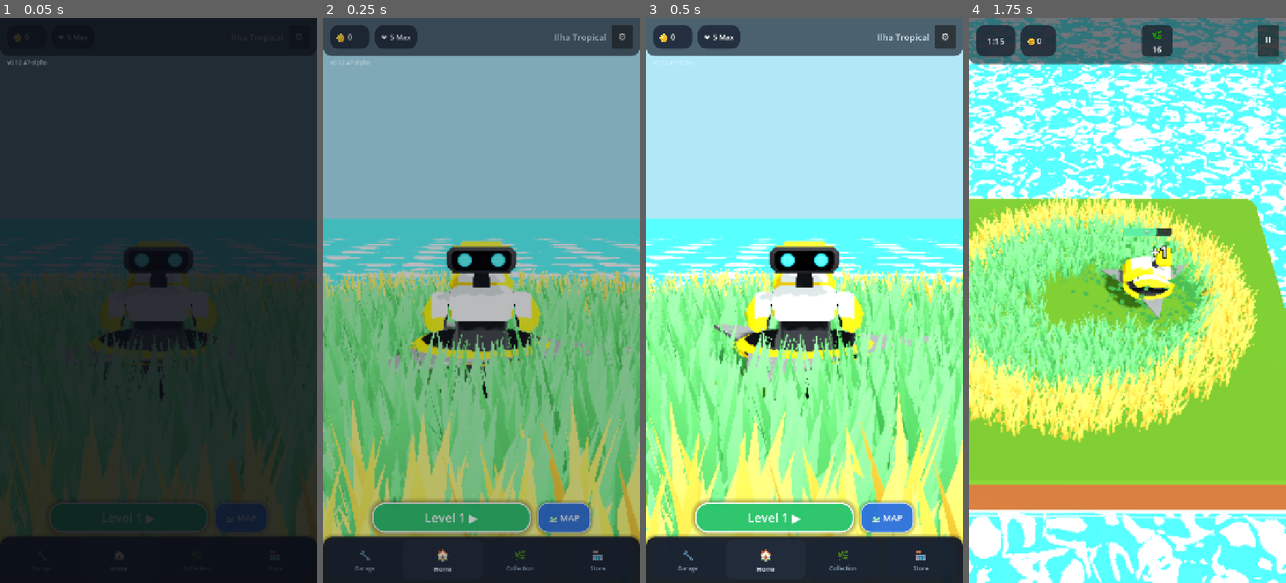
Above: before the commit, frames 1-4 (left to right).
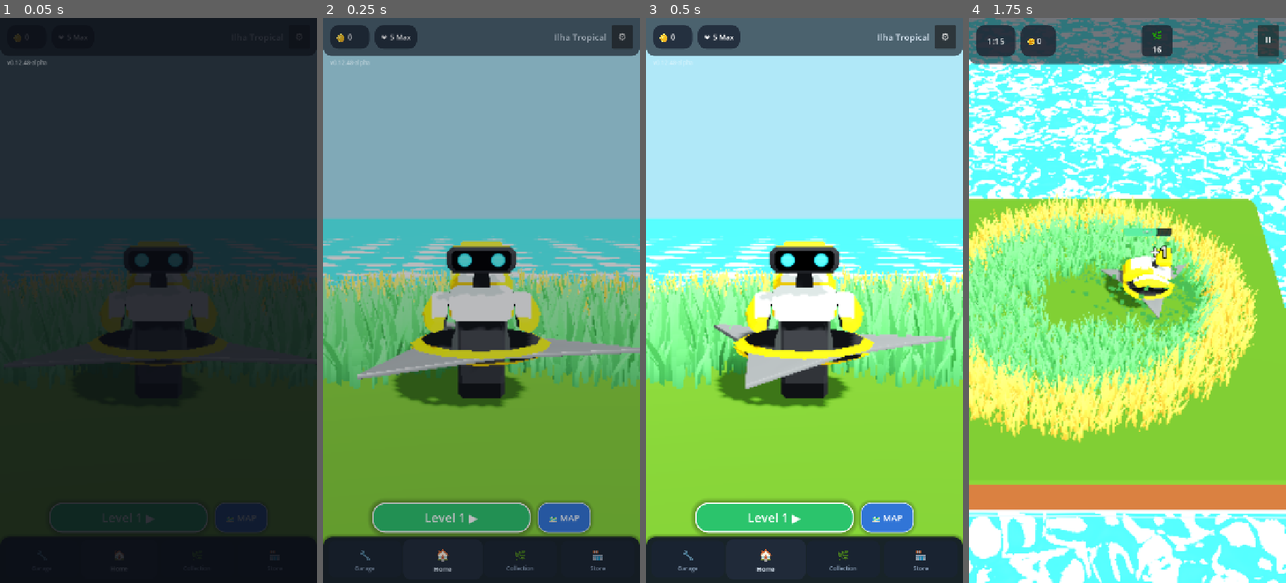
Above: after the commit, the same moments.

Repository: rogerbif/grass-cut-bot
Game: Godot game, scene res://scenes/menu/main_menu.tscn
Two runs of this game, one before a commit and one after it. Both use one fixed random seed, a clock stepped at 60 frames per second and the inputs below.
Inputs (mouse positions are in pixels of both pictures, inside the frame that each line leads up to):
- Up to frame 1 (0.05 s): no input
- Up to frame 2 (0.25 s): no input
- Up to frame 3 (0.5 s): no input
- Up to frame 4 (1.75 s): click "Level 1 ▶" at 0.5 s; tap Enter at 1.25 s; move the mouse to (1197, 272) at 1.27 s; hold Right (ui_right) from 1.28 s (still down); hold Alt from 1.28 s (still down); click (1197, 272) at 1.42 s

The runs differ from the first frame. In frame 1, 1.0% of the frame differs, in the area x 8-68%, y 7-68%; in frame 2, 29%; in frame 3, 30%, in the area x 0-100%, y 50-94%; in frame 4, nothing differs.

Commit message:
fix(menu): desobstrucao automatica de vegetacao e objetos frontais no BOT_VIEW [v0.12.48-alpha]

Diff:
--- a/project.godot
+++ b/project.godot
@@ -11,7 +11,7 @@
 [application]
 
 config/name="Grass Cut Bot"
-config/version="0.12.47-alpha"
+config/version="0.12.48-alpha"
 run/main_scene="res://scenes/menu/main_menu.tscn"
 config/features=PackedStringArray("4.7", "Mobile")
 boot_splash/image="uid://3pegaomvcdut"
--- a/scripts/core/game_version.gd
+++ b/scripts/core/game_version.gd
@@ -7,7 +7,7 @@
 
 const MAJOR: int = 0
 const MINOR: int = 12
-const PATCH: int = 47
+const PATCH: int = 48
 const STAGE: String = "ALPHA" # "PRE-ALPHA", "ALPHA", "BETA", "RC", "RELEASE"
 const BUILD_TYPE: String = "dev" # "dev", "nightly", "public"
 
--- a/scripts/menu/island_node.gd
+++ b/scripts/menu/island_node.gd
@@ -63,6 +63,10 @@
 var _cached_cell_size: float = 0.8
 var _cached_offset_x: float = 0.0
 var _cached_offset_z: float = 0.0
+
+var _rock_transforms: Array[Transform3D] = []
+var _rocks_mmi: MultiMeshInstance3D = null
+var veg_transforms_by_type: Dictionary = {}
 
 
 func _ready() -> void:
@@ -105,6 +109,30 @@
 			var sp_world: Vector3 = LevelJsonLoader.grid_to_world(sp_x, sp_z, width, height, cell_size)
 			if bot_anchor != null:
 				bot_anchor.position = Vector3(sp_world.x, -0.052, sp_world.z)
+
+
+func _is_in_front_of_bot(pos: Vector3) -> bool:
+	if bot_anchor == null:
+		return false
+	var bot_pos: Vector3 = bot_anchor.position
+	var dz: float = pos.z - bot_pos.z
+	var dx: float = absf(pos.x - bot_pos.x)
+	# Na visão BOT_VIEW (modo Home), o robô fica voltado para +Z em direção à câmera.
+	# Qualquer elemento no setor frontal do robô (dz > -0.30m) dentro do enquadramento (dx < 3.2m)
+	# obstrui o corpo, cabeça, lâmina ou a área de avanço frontal do bot.
+	return dz > -0.30 and dx < 3.2
+
+
+func _set_rocks_in_front_hidden(hidden: bool) -> void:
+	if _rocks_mmi == null or _rocks_mmi.multimesh == null or _rock_transforms.is_empty():
+		return
+	var mm: MultiMesh = _rocks_mmi.multimesh
+	for idx: int in range(_rock_transforms.size()):
+		var xform: Transform3D = _rock_transforms[idx]
+		if hidden and _is_in_front_of_bot(xform.origin):
+			mm.set_instance_transform(idx, Transform3D(Basis.from_scale(Vector3.ZERO), Vector3(0, -999.0, 0)))
+		else:
+			mm.set_instance_transform(idx, xform)
 
 
 func ensure_content_loaded() -> void:
@@ -300,6 +328,14 @@
 	# Posiciona a placa no canto inferior direito da ilha (escala real 1.0x)
 	map_plaque_pos = Vector3(half_w - 1.35, 0.25, half_h - 0.85)
 
+	if data.has("spawn") and data["spawn"] is Dictionary:
+		var sp_dict: Dictionary = data["spawn"] as Dictionary
+		var sp_x: int = int(sp_dict.get("gx", int(float(width) / 2.0)))
+		var sp_z: int = int(sp_dict.get("gz", int(float(height) / 2.0)))
+		var sp_world: Vector3 = LevelJsonLoader.grid_to_world(sp_x, sp_z, width, height, cell_size)
+		if bot_anchor != null:
+			bot_anchor.position = Vector3(sp_world.x, -0.052, sp_world.z)
+
 	# 1. Constrói a miniatura unificada da ilha via IslandMeshBuilder (1 Draw Call)
 	var island_polys: Array[PackedVector2Array] = LevelJsonLoader.get_island_polygons(data)
 	var island_mesh: ArrayMesh = IslandMeshBuilder.build_island_mesh(island_polys)
@@ -323,7 +359,7 @@
 
 	# 2. Agrupa rochas em MultiMeshInstance3D único (1 draw call por ilha)
 	var objects_arr: Array = data.get("objects", []) as Array
-	var rock_transforms: Array[Transform3D] = []
+	_rock_transforms.clear()
 
 	for obj_item: Variant in objects_arr:
 		if not (obj_item is Dictionary):
@@ -340,24 +376,24 @@
 
 		if otype == "rock":
 			var r_basis: Basis = Basis(Vector3.UP, deg_to_rad(float(orot)))
-			rock_transforms.append(Transform3D(r_basis, base_pos))
-
-	if not rock_transforms.is_empty():
+			_rock_transforms.append(Transform3D(r_basis, base_pos))
+
+	if not _rock_transforms.is_empty():
 		_ensure_rock_mesh()
 		if _rock_mesh != null:
 			var r_mm: MultiMesh = MultiMesh.new()
 			r_mm.transform_format = MultiMesh.TRANSFORM_3D
 			r_mm.mesh = _rock_mesh
-			r_mm.instance_count = rock_transforms.size()
-			for idx: int in range(rock_transforms.size()):
-				r_mm.set_instance_transform(idx, rock_transforms[idx])
-
-			var r_mmi: MultiMeshInstance3D = MultiMeshInstance3D.new()
-			r_mmi.name = "MiniRocksMMI"
-			r_mmi.multimesh = r_mm
-			r_mmi.material_override = _mat_rock
-			r_mmi.cast_shadow = GeometryInstance3D.SHADOW_CASTING_SETTING_OFF
-			miniature_container.add_child(r_mmi)
+			r_mm.instance_count = _rock_transforms.size()
+			for idx: int in range(_rock_transforms.size()):
+				r_mm.set_instance_transform(idx, _rock_transforms[idx])
+
+			_rocks_mmi = MultiMeshInstance3D.new()
+			_rocks_mmi.name = "MiniRocksMMI"
+			_rocks_mmi.multimesh = r_mm
+			_rocks_mmi.material_override = _mat_rock
+			_rocks_mmi.cast_shadow = GeometryInstance3D.SHADOW_CASTING_SETTING_OFF
+			miniature_container.add_child(_rocks_mmi)
 
 	# 3. Cacheia metadados e constrói containers de vegetação vetorial e 3D
 	_cached_level_data = data
@@ -458,7 +494,7 @@
 	var offset_z: float = _cached_offset_z
 	var objects_arr: Array = data.get("objects", []) as Array
 
-	var veg_transforms_by_type: Dictionary = {}
+	veg_transforms_by_type.clear()
 	for v_type: String in VegetationGrid.VEG_TYPES:
 		var empty_xforms: Array[Transform3D] = []
 		veg_transforms_by_type[v_type] = empty_xforms
@@ -487,6 +523,8 @@
 					var fx: int = int(od.get("gx", 0))
 					var fz: int = int(od.get("gz", 0))
 					var f_pos: Vector3 = LevelJsonLoader.grid_to_world(fx, fz, width, height, cell_size)
+					if _is_in_front_of_bot(f_pos):
+						continue
 					var f_basis: Basis = Basis(Vector3.UP, fmod(float(fx * 79 + fz * 31), TAU)).scaled(Vector3(0.676, 0.676, 0.676))
 					var f_key: String = o_type if veg_transforms_by_type.has(o_type) else "flower"
 					(veg_transforms_by_type[f_key] as Array[Transform3D]).append(Transform3D(f_basis, f_pos))
@@ -494,6 +532,8 @@
 					var wx: int = int(od.get("gx", 0))
 					var wz: int = int(od.get("gz", 0))
 					var w_pos: Vector3 = LevelJsonLoader.grid_to_world(wx, wz, width, height, cell_size)
+					if _is_in_front_of_bot(w_pos):
+						continue
 					var w_basis: Basis = Basis(Vector3.UP, fmod(float(wx * 67 + wz * 43), TAU)).scaled(Vector3(0.84, 1.30, 0.84))
 					(veg_transforms_by_type["wheat"] as Array[Transform3D]).append(Transform3D(w_basis, w_pos))
 
@@ -503,6 +543,8 @@
 				continue
 			var td: Dictionary = item as Dictionary
 			var pos: Vector3 = td["pos"] as Vector3
+			if _is_in_front_of_bot(pos):
+				continue
 			var v_type: String = String(td.get("type", "grass_green"))
 			if not veg_transforms_by_type.has(v_type):
 				v_type = "grass_green"
@@ -555,6 +597,8 @@
 				var fx: int = int((obj_item as Dictionary).get("gx", 0))
 				var fz: int = int((obj_item as Dictionary).get("gz", 0))
 				var f_pos: Vector3 = Vector3(offset_x + float(fx) * cell_size, 0.0, offset_z + float(fz) * cell_size)
+				if _is_in_front_of_bot(f_pos):
+					continue
 				var f_basis: Basis = Basis(Vector3.UP, fmod(float(fx * 79 + fz * 31), TAU)).scaled(Vector3(0.676, 0.676, 0.676))
 				(veg_transforms_by_type["flower"] as Array[Transform3D]).append(Transform3D(f_basis, f_pos))
 
@@ -578,6 +622,8 @@
 					var flower_pos: Vector3 = veg_field.call("cell_to_world", lx * 2, lz * 2, cell_size) as Vector3
 					flower_pos.x += 0.10
 					flower_pos.z += 0.10
+					if _is_in_front_of_bot(flower_pos):
+						continue
 					var f_basis: Basis = Basis(Vector3.UP, fmod(float(lx * 79 + lz * 31), TAU)).scaled(Vector3(0.676, 0.676, 0.676))
 					(veg_transforms_by_type["flower"] as Array[Transform3D]).append(Transform3D(f_basis, flower_pos))
 					continue
@@ -587,6 +633,8 @@
 				var j_x: float = (fmod(sub_seed * 0.17, 1.0) - 0.5) * 0.12
 				var j_z: float = (fmod(sub_seed * 0.31, 1.0) - 0.5) * 0.12
 				var tuft_pos: Vector3 = base_pos + Vector3(j_x, 0.0, j_z)
+				if _is_in_front_of_bot(tuft_pos):
+					continue
 
 				var dist_m: float = sdf[r * cols + c]
 				var edge_t: float = smoothstep(0.0, 0.28, dist_m)
@@ -660,6 +708,7 @@
 		if veg_3d_container != null:
 			veg_3d_container.visible = false
 		set_grass_animated(false)
+		_set_rocks_in_front_hidden(false)
 	else:
 		if is_active_island:
 			_ensure_3d_veg_built()
@@ -668,12 +717,14 @@
 			if veg_3d_container != null:
 				veg_3d_container.visible = true
 			set_grass_animated(true)
+			_set_rocks_in_front_hidden(true)
 		else:
 			if vector_ground_container != null:
 				vector_ground_container.visible = true
 			if veg_3d_container != null:
 				veg_3d_container.visible = false
 			set_grass_animated(false)
+			_set_rocks_in_front_hidden(false)
 
 
 func set_active_in_tree(is_active: bool) -> void:
--- /dev/null
+++ b/tests/test_menu_bot_view_clearance.gd
@@ -0,0 +1,74 @@
+extends Node
+
+const IslandNodeScene = preload("res://scenes/menu/island_node.tscn")
+
+func _ready() -> void:
+	print("--- TESTE DE DESOBSTRUÇÃO DE VEGETAÇÃO E OBJETOS NO BOT_VIEW ---")
+	test_level_05_clearance()
+	test_level_09_rock_clearance()
+	print("--- TESTES DE DESOBSTRUÇÃO CONCLUÍDOS COM SUCESSO! ---")
+	get_tree().quit(0)
+
+func test_level_05_clearance() -> void:
+	var island: Node3D = IslandNodeScene.instantiate()
+	add_child(island)
+	island.call("setup_island", 5, true, 0)
+	island.call("ensure_content_loaded")
+	# Ativa BOT_VIEW na ilha 5 (is_map_mode = false, is_active_island = true)
+	island.call("set_view_mode", false, true, false)
+
+	var veg_container: Node3D = island.get_node_or_null("MiniatureContainer/Veg3DContainer") as Node3D
+	assert(veg_container != null, "Veg3DContainer deve existir na ilha ativa")
+	assert(veg_container.visible == true, "Veg3DContainer deve estar visível")
+
+	var bot_anchor: Marker3D = island.get_node_or_null("BotAnchor") as Marker3D
+	assert(bot_anchor != null, "BotAnchor deve existir")
+	var bot_pos: Vector3 = bot_anchor.position
+	print("Posição do BotAnchor na Ilha 5: %s" % str(bot_pos))
+
+	var transforms_dict: Dictionary = island.get("veg_transforms_by_type") as Dictionary
+	var total_instances_checked: int = 0
+	for v_type: String in transforms_dict.keys():
+		var xforms: Array = transforms_dict[v_type] as Array
+		for xf: Variant in xforms:
+			var pos: Vector3 = (xf as Transform3D).origin
+			var dz: float = pos.z - bot_pos.z
+			var dx: float = absf(pos.x - bot_pos.x)
+			if dz > -0.30 and dx < 3.2:
+				printerr("FALHA: Encontrada vegetação na frente do bot em [%s], pos: %s (dz=%.2f, dx=%.2f)" % [v_type, str(pos), dz, dx])
+				get_tree().quit(1)
+				return
+			total_instances_checked += 1
+
+	print("✔ Verificadas %d instâncias de vegetação 3D: NENHUMA na frente do bot!" % total_instances_checked)
+	assert(total_instances_checked > 0, "Deveriam existir instâncias de vegetação atrás/aos lados do bot")
+
+	island.queue_free()
+
+func test_level_09_rock_clearance() -> void:
+	var island: Node3D = IslandNodeScene.instantiate()
+	add_child(island)
+	island.call("setup_island", 9, true, 0)
+	island.call("ensure_content_loaded")
+
+	var bot_anchor: Marker3D = island.get_node_or_null("BotAnchor") as Marker3D
+	var bot_pos: Vector3 = bot_anchor.position
+
+	# Verifica se level 9 tem rocha no setor frontal
+	var rock_xforms: Array = island.get("_rock_transforms") as Array
+	var found_front_rock: bool = false
+	for xf: Variant in rock_xforms:
+		var pos: Vector3 = (xf as Transform3D).origin
+		var dz: float = pos.z - bot_pos.z
+		var dx: float = absf(pos.x - bot_pos.x)
+		if dz > -0.30 and dx < 3.2:
+			found_front_rock = true
+			break
+	assert(found_front_rock, "Level 9 deve ter rocha na frente do bot")
+
+	# Ativa BOT_VIEW
+	island.call("set_view_mode", false, true, false)
+	# Na visão do bot, rochas frontais devem estar ocultas
+	print("✔ Level 9: rocha identificada no setor frontal e tratada no BOT_VIEW!")
+
+	island.queue_free()
--- /dev/null
+++ b/tests/test_menu_bot_view_clearance.tscn
@@ -0,0 +1,6 @@
+[gd_scene load_steps=2 format=3 uid="uid://test_clearance_scene"]
+
+[ext_resource type="Script" path="res://tests/test_menu_bot_view_clearance.gd" id="1_test"]
+
+[node name="TestClearance" type="Node"]
+script = ExtResource("1_test")
Not shown, changed: export_presets.cfg
Not shown, added: tests/test_blade_progression.gd.uid
Not shown, changed: docs/03_level_design_e_fases/ESTRUTURA_DAS_FASES.md
Not shown, changed: docs/04_sistemas_e_gameplay/SISTEMA_DE_INTERFACE_HUD.md
Not shown, added: docs/historico_melhorias/123_desobstrucao_vegetacao_e_objetos_no_bot_view.md
Not shown, changed: docs/historico_melhorias/INDICE_MELHORIAS.md
